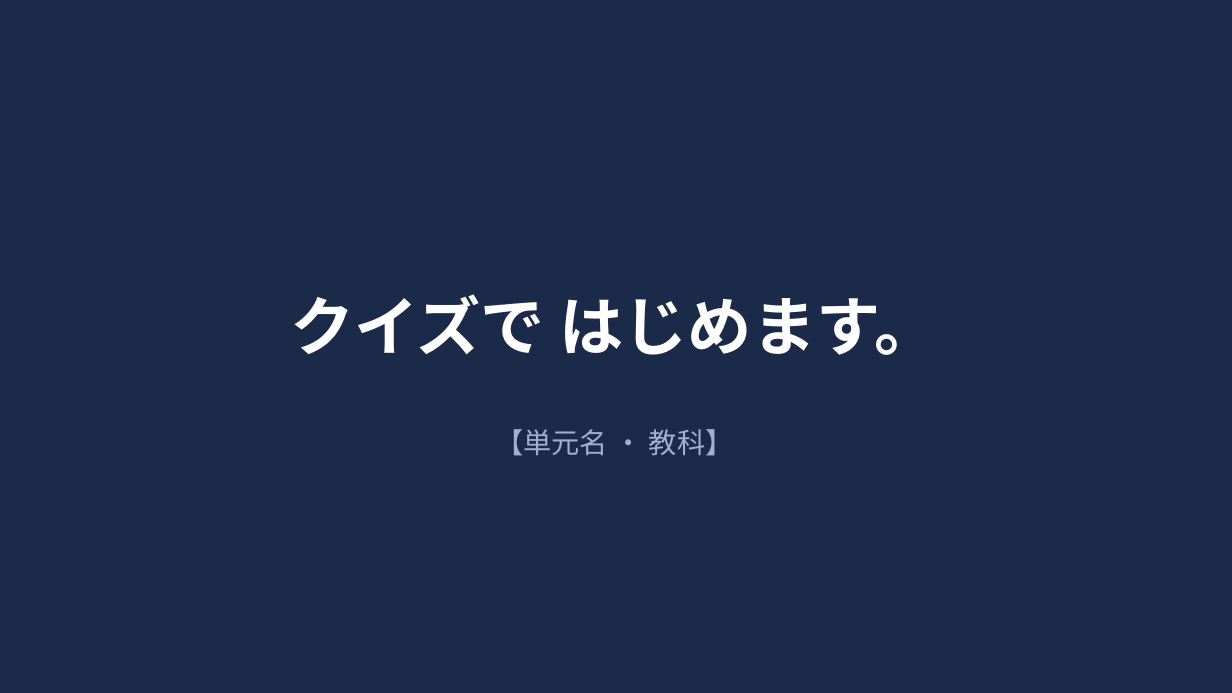
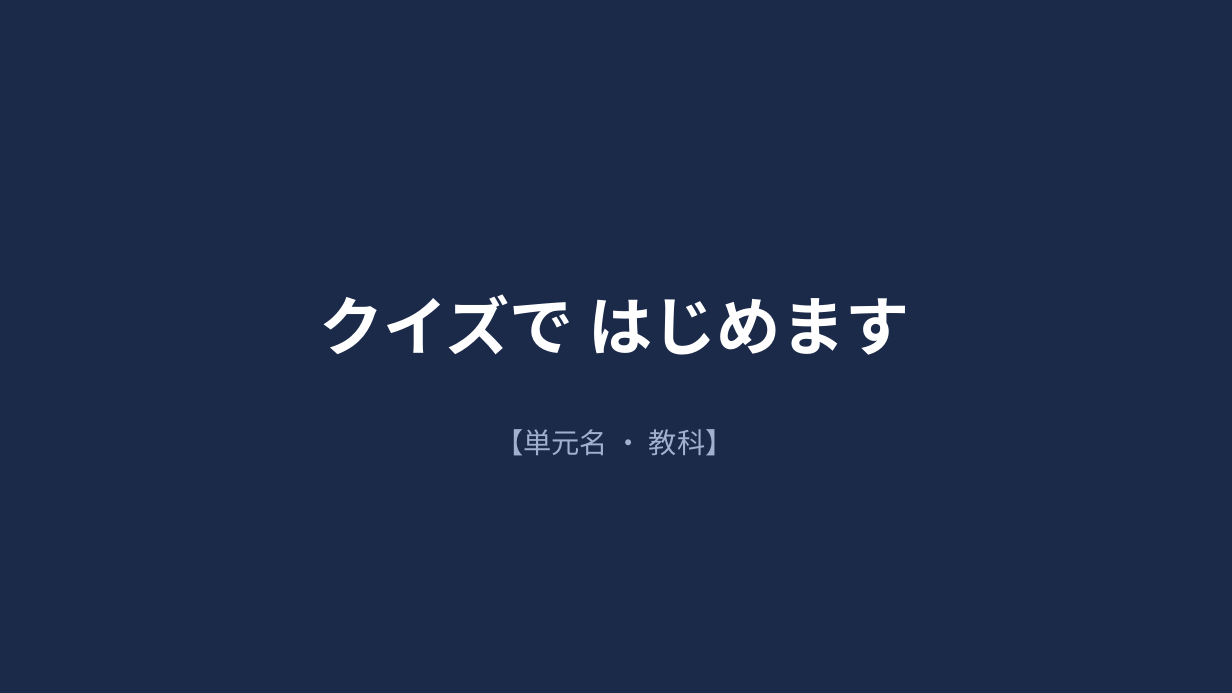
Before and after one commit to A-TOZAK/tateiwa-kenshu, a slide deck: slide 1 of templates/t4_quiz_donyu.pptx. Drawn at 1232x693 pixels with LibreOffice and Linux fonts; fonts in the diff are those of the drawing. Boxes give left, top, right and bottom in pixels: in the first picture for what was removed or moved away, otherwise in the second. Text is boxed around its words. In the diff, an @@ line names an element or a change of style, - is before the commit and + after.

```diff
--- a/templates/t4_quiz_donyu.pptx
+++ b/templates/t4_quiz_donyu.pptx
@@ text at [319,294,910,355]: text changed @@
-クイズで はじめます。
+クイズで はじめます
```
Also in this commit, not shown: 1 other slide changed, 17 other files.
